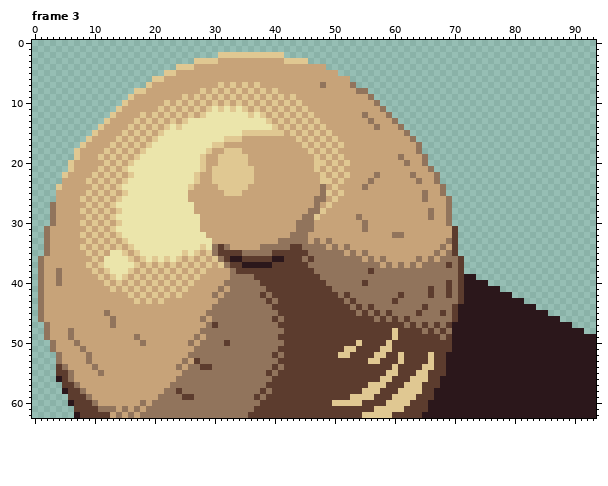
One commit to this animated GIF sprite: sprites/UI/buttons/timbre.gif. Above is the file before it was changed.
The file is 94x63 pixels, 12 frames. Shown: frame 3. The commit also changed other frames, which this record leaves out.
After:
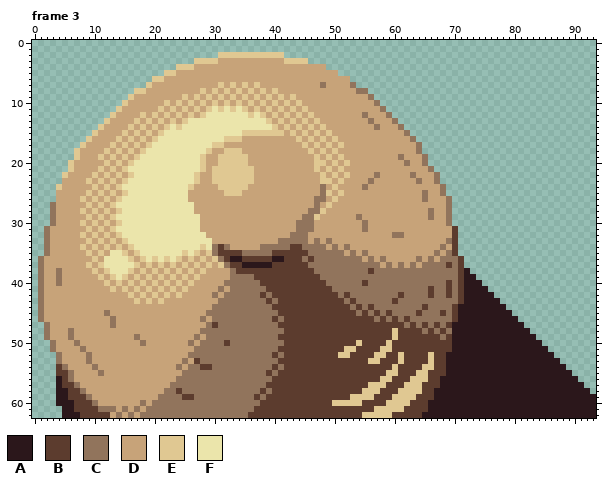
Palette (. is transparent): A #2b171b  B #5c3c2e  C #91745c  D #c7a379  E #e0c892  F #ebe5ab
The exact change:
Frame 3:
Colour A now appears in row 38 at x 72; in rows 57 to 58 at x 4; in rows 59 to 60 at x 4 to 5; in rows 61 to 62 at x 5 to 6.
The edit erases colour A in row 40 at x 75; in row 41 at x 76 to 77; in row 42 at x 77 to 79; in row 43 at x 78 to 81; in row 44 at x 79 to 83; in row 45 at x 80 to 85.
The edit erases colour A in row 46 at x 81 to 87; in row 47 at x 82 to 89; in row 48 at x 83 to 91; in row 49 at x 84 to 93; in row 50 at x 85 to 93; in row 51 at x 86 to 93.
The edit erases colour A in row 52 at x 87 to 93; in row 53 at x 88 to 93; in row 54 at x 89 to 93; in row 55 at x 90 to 93; in row 56 at x 91 to 93; in row 57 at x 92 to 93.
The edit erases colour A in row 58 at x 93.
